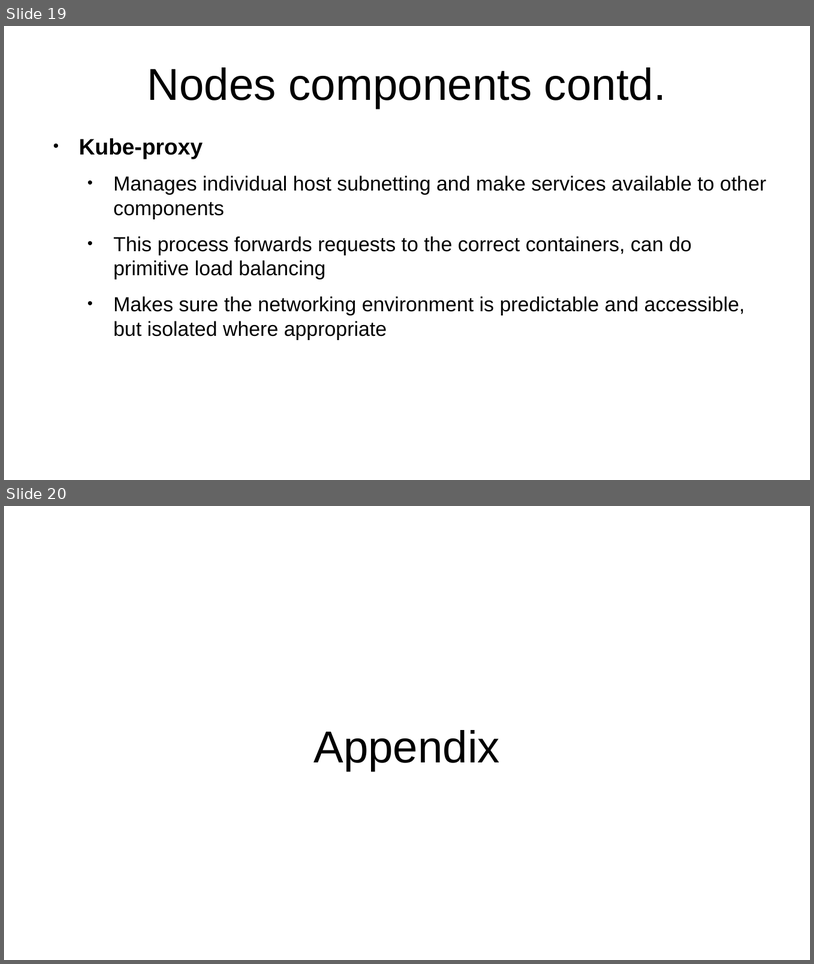
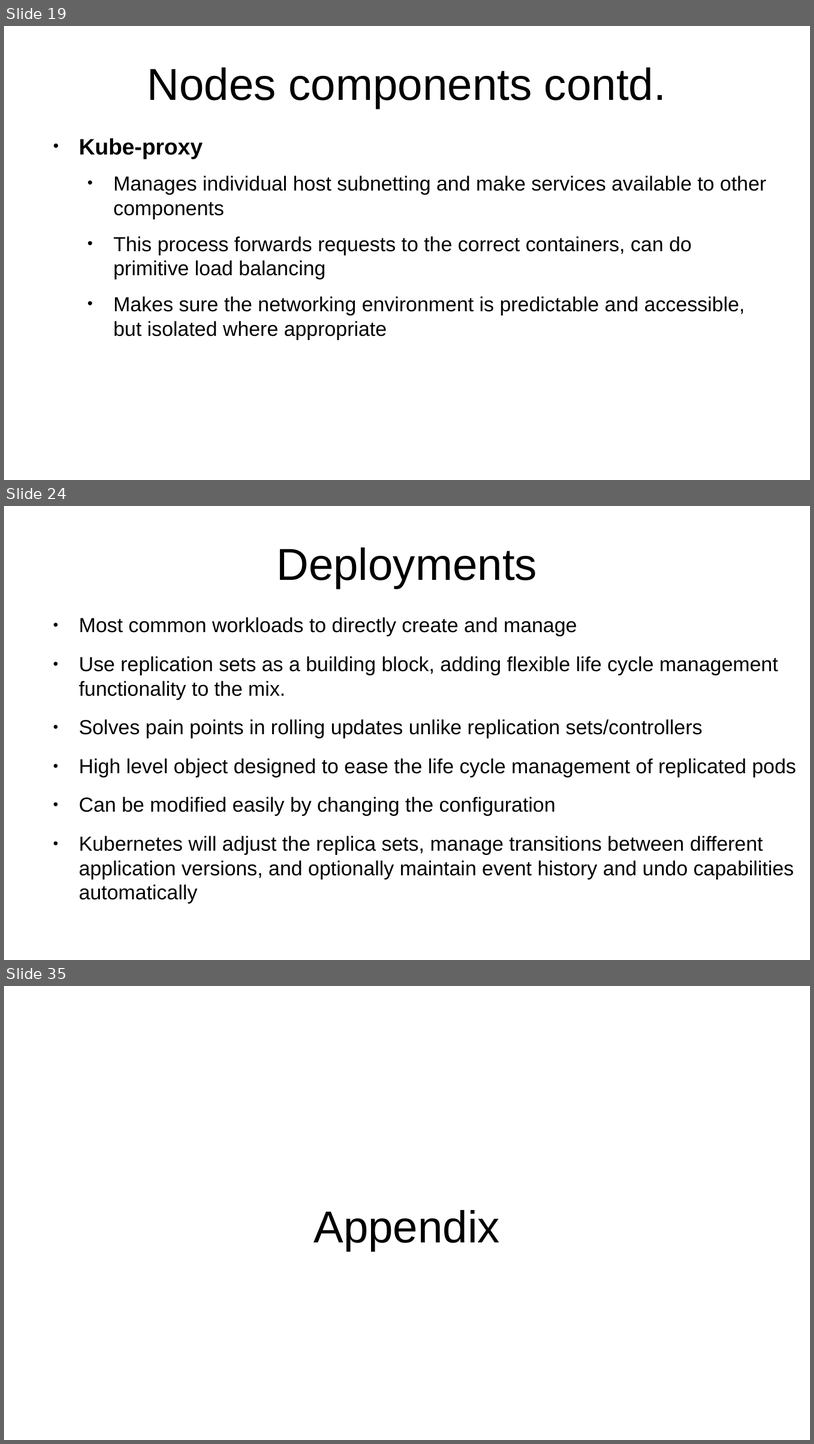
Before and after one commit to ksmane15/docs-k8s, a slide deck: k8s.odp. Shown one above the other, each under a label of ours: slides 19 and 20 before the commit, slides 19, 24 and 35 after it; the slides between them are not shown. The pictures are 814x964 and 814x1444 pixels, drawn with LibreOffice and Linux fonts; fonts in the diff are those of the drawing. Boxes give left, top, right and bottom in pixels: in the first picture for what was removed or moved away, otherwise in the second. Text is boxed around its words. In the diff, an @@ line names an element or a change of style, - is before the commit and + after.

```diff
--- a/k8s.odp
+++ b/k8s.odp
@@ slide 24 added at (4, 506, 810, 960), background #FFFFFF @@
@@ title added at (276, 547, 537, 588), 44 pt, text #000000 @@
+Deployments
@@ text added at (79, 617, 796, 903), 20 pt, text #000000 @@
+● Most common workloads to directly create and manage
+● Use replication sets as a building block, adding flexible life cycle management functionality to the mix.
+● Solves pain points in rolling updates unlike replication sets/controllers
+● High level object designed to ease the life cycle management of replicated pods
+● Can be modified easily by changing the configuration
+● Kubernetes will adjust the replica sets, manage transitions between different application versions, and optionally maintain event history and undo capabilities automatically
@@ what was slide 20 is now slide 35 @@
```
Also in this commit, not shown: 1 slide changed, 14 other slides added.
